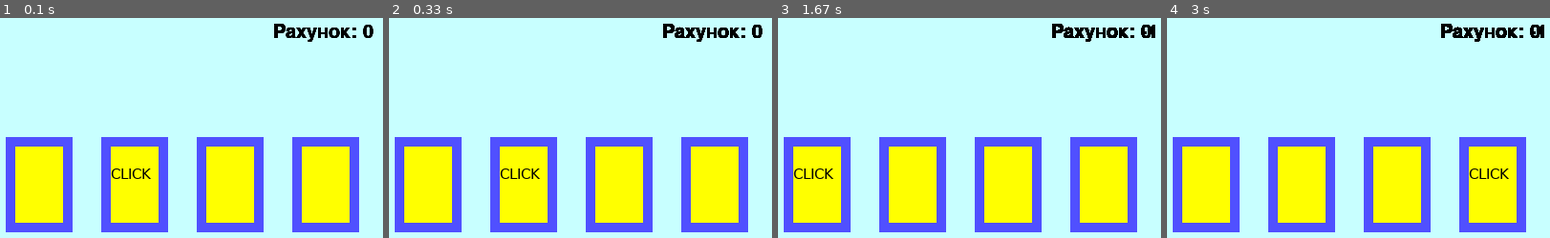
Above: before the commit, frames 1-4 (left to right).
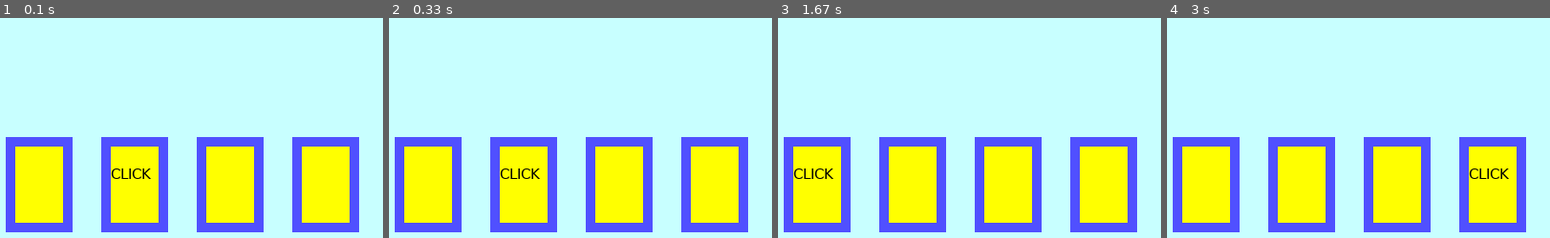
Above: after the commit, the same moments.

Repository: markgardie/Logika_Python
Game: pygame game, started from fast-clicker/main.py
Two runs of this game, one before a commit and one after it. Both use one fixed random seed, a clock stepped at 60 frames per second and the inputs below.
Inputs (mouse positions are in pixels of both pictures, inside the frame that each line leads up to):
- Up to frame 1 (0.1 s): no input
- Up to frame 2 (0.33 s): no input
- Up to frame 3 (1.67 s): click (1111, 200) at 0.38 s
- Up to frame 4 (3 s): no input

The runs differ from the first frame. In frame 1, 0.8% of the frame differs, in the area x 71-98%, y 2-11%; in frame 2, 0.9%; in frame 3, 0.9%, in the area x 71-99%, y 2-11%; in frame 4, 0.9%.

Commit message:
fast clicker, finish

Diff:
--- a/fast-clicker/constants.py
+++ b/fast-clicker/constants.py
@@ -30,6 +30,11 @@
 SCORES_TEXT_COR = (350, 50)
 SCORES_FONT = pygame.font.Font(None, SCORES_TEXT_SIZE)
 
+FINAL_TEXT_SIZE = 60
+FINAL_TEXT_FONT = None
+WIN_TEXT = "Ти переміг"
+LOSE_TEXT = "Ти програв"
+
 START_X = 70
 CARDS_DISTANCE = 100
 
--- a/fast-clicker/functions.py
+++ b/fast-clicker/functions.py
@@ -55,3 +55,17 @@
             pygame.draw.rect(window, card.color, card.hitbox)
 
     return scores
+
+def win_lose(start_time, end_time, finish, text):
+
+    font = pygame.font.Font(FINAL_TEXT_FONT, FINAL_TEXT_SIZE)
+
+    if end_time - start_time >= 11:
+        text = font.render(LOSE_TEXT, True, TEXT_COLOR)
+        finish = True
+
+    if scores[0] > 5:
+        text = font.render(WIN_TEXT, True, TEXT_COLOR)
+        finish = True
+
+    return finish, text
--- a/fast-clicker/main.py
+++ b/fast-clicker/main.py
@@ -1,17 +1,20 @@
 from constants import*
 from classes.Window import*
 from classes.Card import*
-from functions import create_cards, draw_cards, click
+from functions import create_cards, draw_cards, click, win_lose
+from time import time
 
 
 window = Window(WINDOW_WIDTH, WINDOW_HEIGHT, CAPTION, BACKGROUND_COLOR)
 cards = create_cards(window.screen)
 
 game = True
+finish = False
+text = ""
+
+start_time = time()
 
 while game:
-
-    draw_cards(window.screen, cards)
 
     for e in pygame.event.get():
         if e.type == pygame.QUIT:
@@ -19,8 +22,14 @@
         if e.type == pygame.MOUSEBUTTONDOWN and e.button == 1:
             click(window.screen, cards, e)
 
-    scores_text = SCORES_FONT.render(f"{SCORES_TEXT} {scores[0]}", True, TEXT_COLOR)
-    window.screen.blit(scores_text, SCORES_TEXT_COR)
+
+    if not finish:
+        draw_cards(window.screen, cards)
+        end_time = time()
+        finish, text = win_lose(start_time, end_time, finish, text)
+    else:
+        window.screen.fill(BACKGROUND_COLOR)
+        window.screen.blit(text, (WINDOW_WIDTH / 2 - FINAL_TEXT_SIZE, WINDOW_HEIGHT / 2 - FINAL_TEXT_SIZE))
 
     pygame.display.flip()
 
